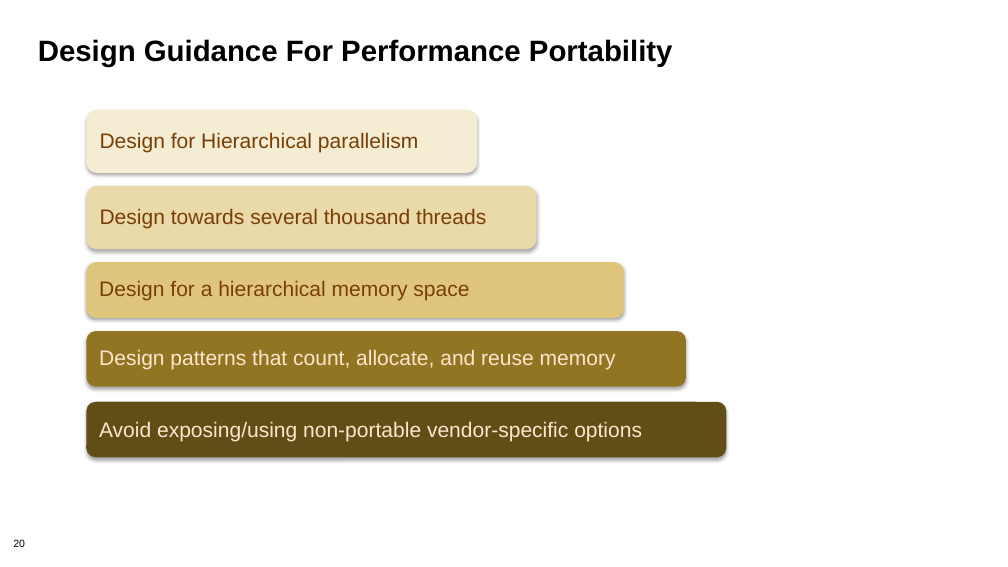
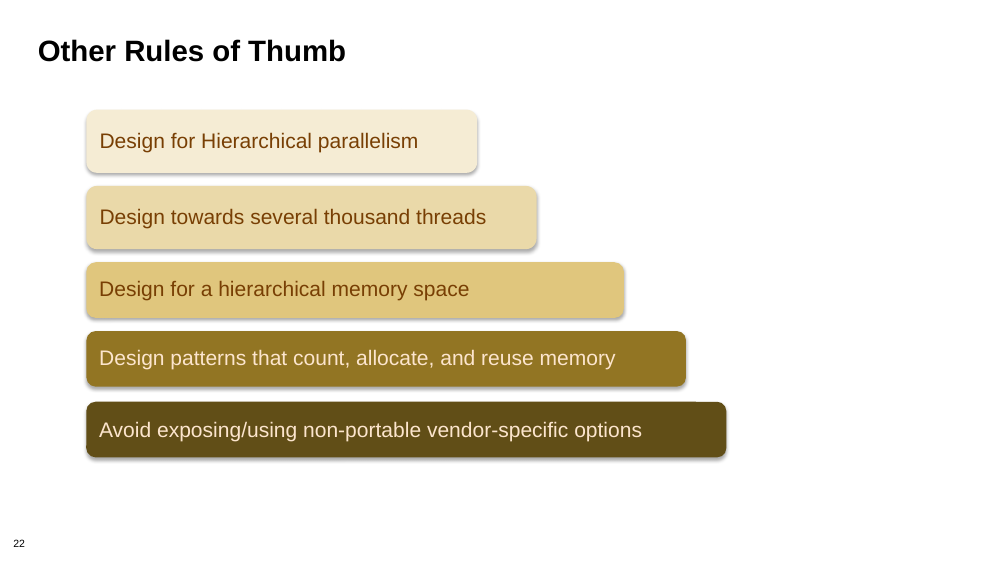
Before and after one commit to bssw-tutorial/presentations, a slide deck: slide 22 of design-a.pptx (slide 20 before the commit). Drawn at 1008x567 pixels with LibreOffice and Linux fonts; fonts in the diff are those of the drawing; background and template pictures are left out. Boxes give left, top, right and bottom in pixels: in the first picture for what was removed or moved away, otherwise in the second. Text is boxed around its words. In the diff, an @@ line names an element or a change of style, - is before the commit and + after.

```diff
--- a/design-a.pptx
+++ b/design-a.pptx
@@ title at (38, 39, 346, 62): text changed @@
-Design Guidance For Performance Portability
+Other Rules of Thumb
@@ page number at (13, 539, 25, 547): text changed @@
-20
+22
```
Also in this commit, not shown: 6 other slides changed, 14 slides added, 19 slides removed.
